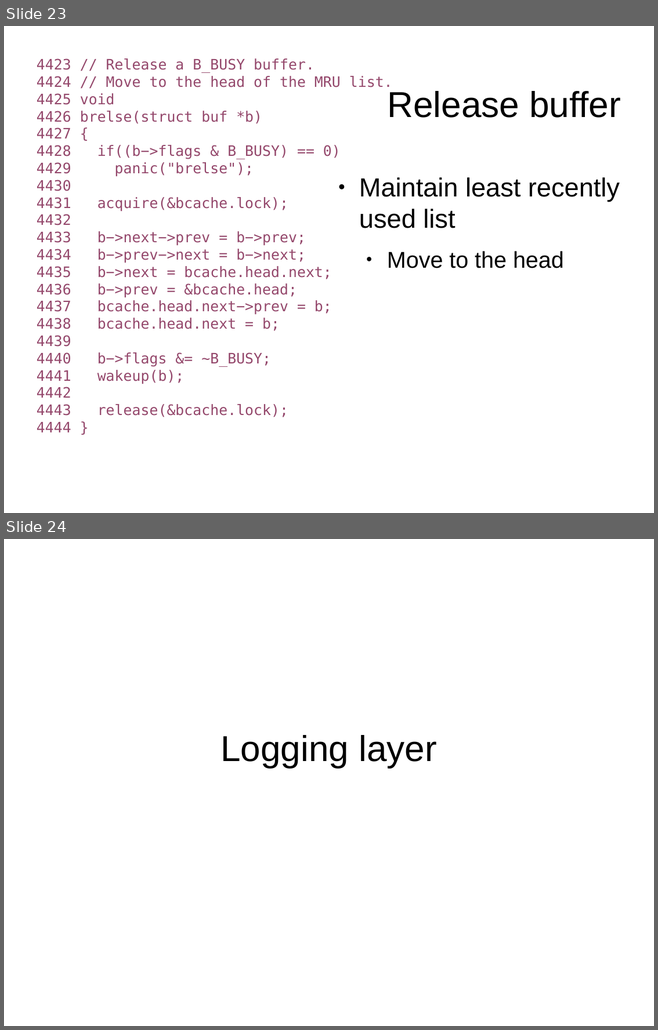
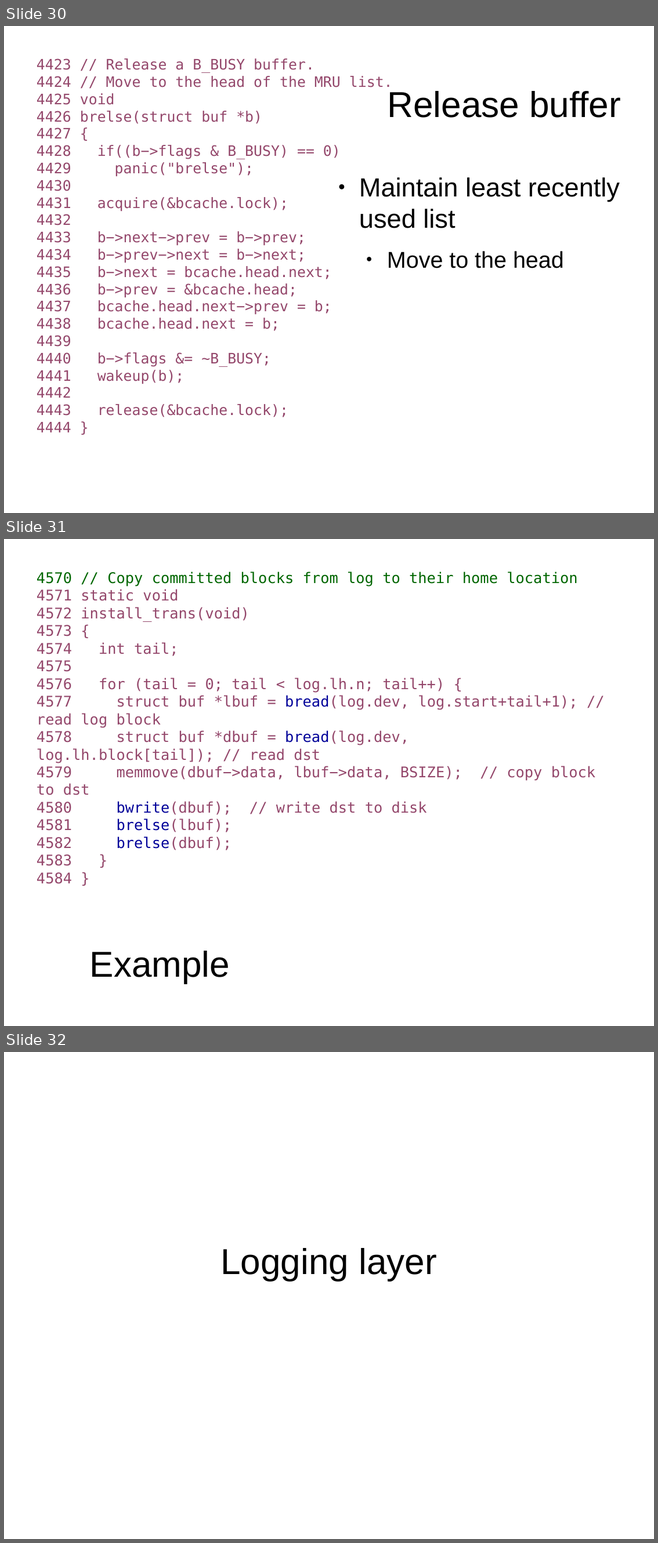
Before and after one commit to antonburtsev/cs5460, a slide deck: lectures/lecture16-file-system/lecture16-file-system.odp. Shown one above the other, each under a label of ours: slides 23 and 24 before the commit, slides 30, 31 and 32 after it. The pictures are 658x1030 and 658x1543 pixels, drawn with LibreOffice and Linux fonts; fonts in the diff are those of the drawing. Boxes give left, top, right and bottom in pixels: in the first picture for what was removed or moved away, otherwise in the second. Text is boxed around its words. In the diff, an @@ line names an element or a change of style, - is before the commit and + after.

```diff
--- a/lectures/lecture16-file-system/lecture16-file-system.odp
+++ b/lectures/lecture16-file-system/lecture16-file-system.odp
@@ slide 31 added at <box>4,539,654,1026</box>, background #FFFFFF @@
@@ text added at <box>36,571,595,884</box>, 18 pt, text #94476B @@
+4570 // Copy committed blocks from log to their home location
+4571 static void
+4572 install_trans(void)
+4573 {
+4574 int tail;
+4575
+4576 for (tail = 0; tail < log.lh.n; tail++) {
+4577 struct buf *lbuf = bread(log.dev, log.start+tail+1); // read log block
+4578 struct buf *dbuf = bread(log.dev, log.lh.block[tail]); // read dst
+4579 memmove(dbuf−>data, lbuf−>data, BSIZE); // copy block to dst
+4580 bwrite(dbuf); // write dst to disk
+4581 brelse(lbuf);
+4582 brelse(dbuf);
+4583 }
+4584 }
@@ title added at <box>90,951,230,983</box>, 44 pt, text #000000 @@
+Example
@@ what was slide 23 is now slide 30 @@
@@ what was slide 24 is now slide 32 @@
```
Also in this commit, not shown: 9 slides changed, 7 other slides added, 2 other files.
